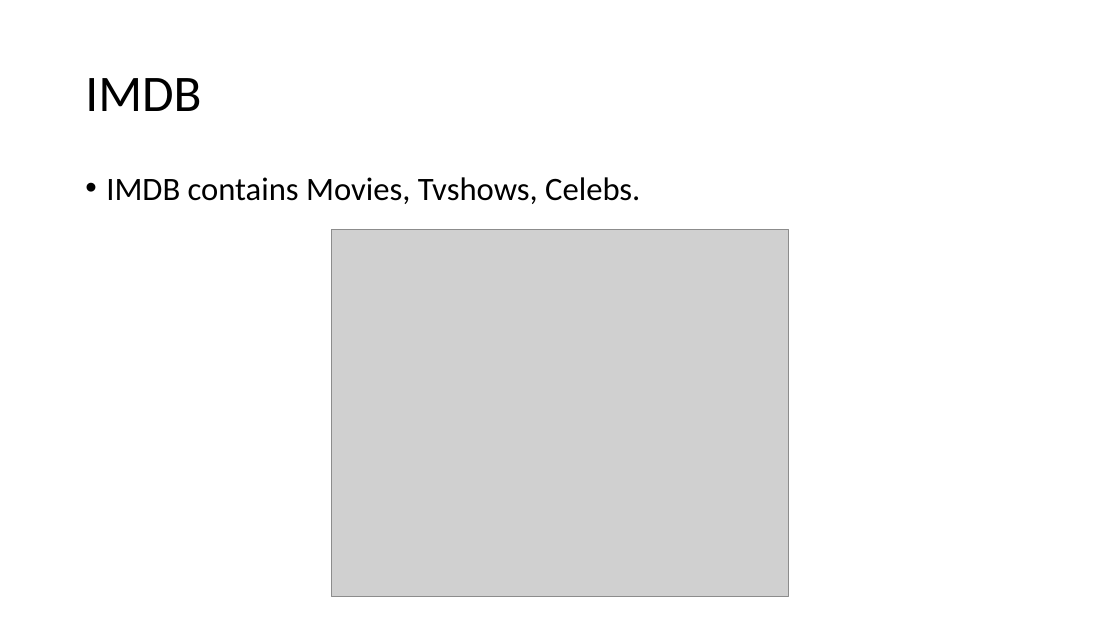
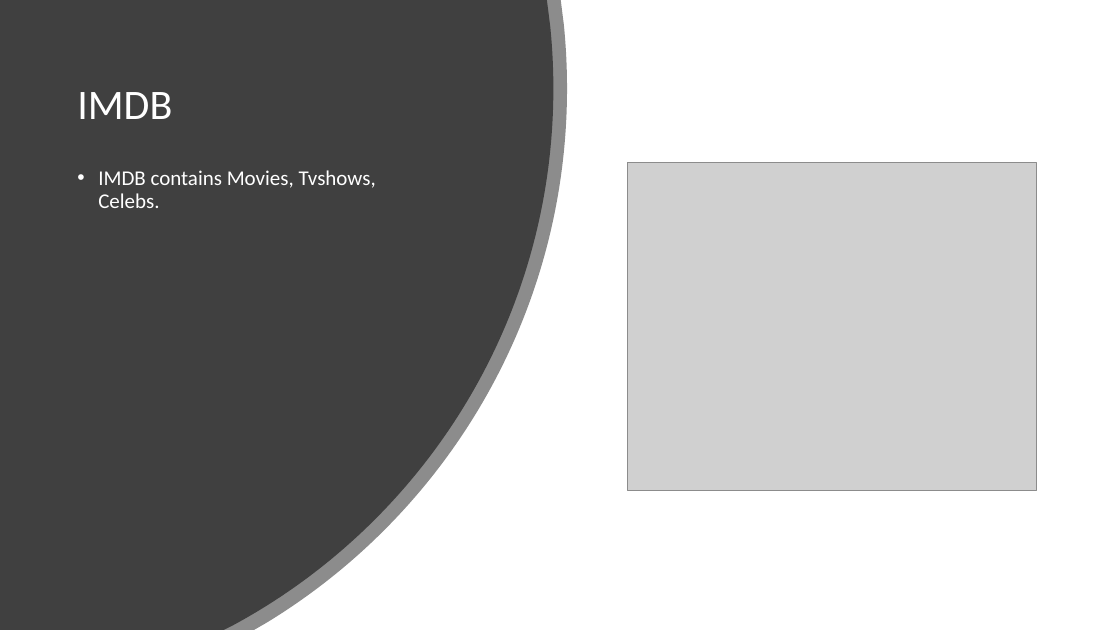
Before and after one commit to akhiln28/ontology_assignment1, a slide deck: slide 2 of presentation.pptx. Drawn at 1120x630 pixels with LibreOffice and Linux fonts; fonts in the diff are those of the drawing; grey boxes stand for pictures. Boxes give left, top, right and bottom in pixels: in the first picture for what was removed or moved away, otherwise in the second. Text is boxed around its words. In the diff, an @@ line names an element or a change of style, - is before the commit and + after.

```diff
--- a/presentation.pptx
+++ b/presentation.pptx
@@ freeform shape added at (x1=0, y1=0, x2=567, y2=630), fill #404040 at 60% opacity @@
@@ freeform shape added at (x1=0, y1=0, x2=554, y2=630), fill #404040 @@
@@ title "IMDB" moved from (x1=85, y1=78, x2=201, y2=111) to (x1=77, y1=92, x2=172, y2=119) @@
@@ title "IMDB" at (x1=77, y1=92, x2=172, y2=119): size 44 to 36 pt, text colour #000000 to #FFFFFF @@
@@ text "IMDB contains Movies, Tvshows, Celebs." moved from (x1=106, y1=177, x2=640, y2=204) to (x1=98, y1=170, x2=376, y2=208) @@
@@ text "IMDB contains Movies, Tvshows, Celebs." at (x1=98, y1=170, x2=376, y2=208): size 28 to 18 pt, text colour #000000 to #FFFFFF @@
@@ picture resized from (x1=332, y1=229, x2=789, y2=597) to (x1=628, y1=162, x2=1037, y2=490) @@
```
Also in this commit, not shown: 3 other slides changed, 2 slides added, 1 slide removed, 2 other files.
